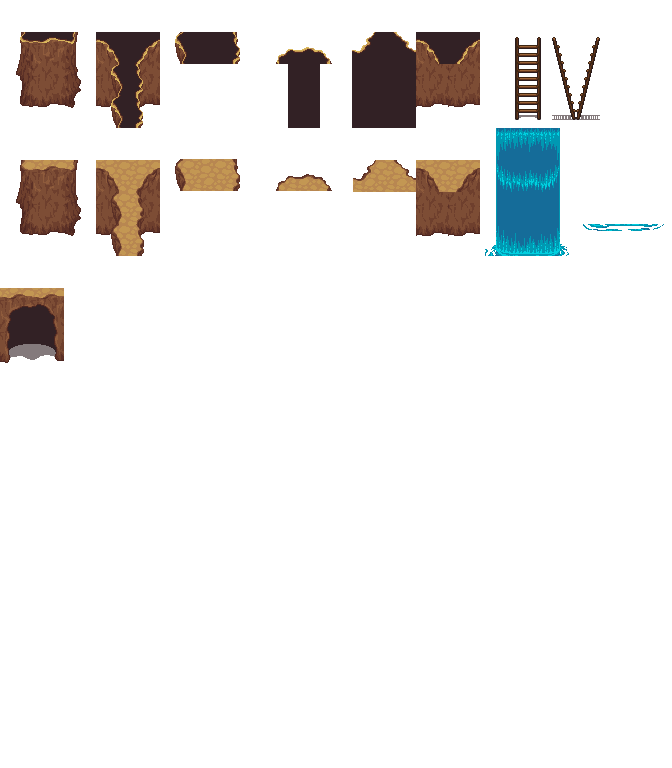
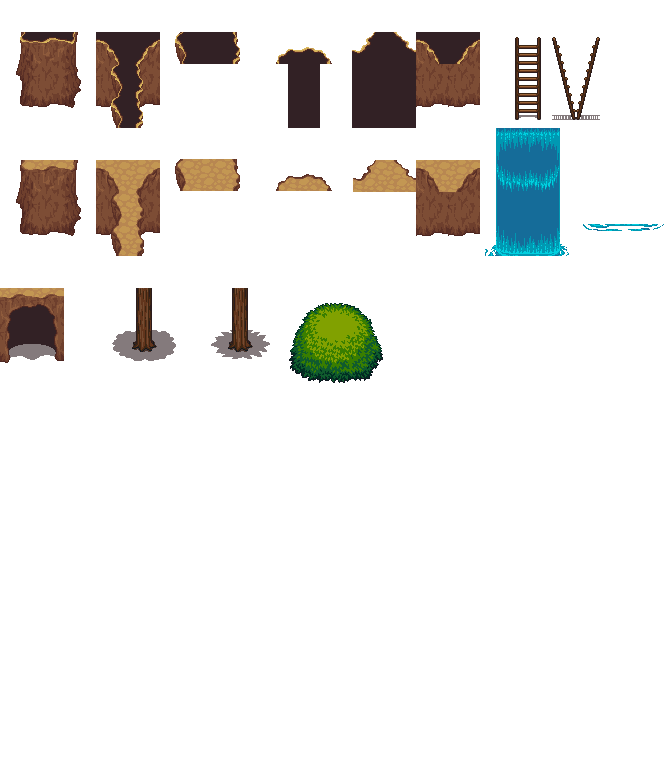
Comparing the layer stacks of the two 672 x 768 images. Changes:
painted on "outside_objects.png" over left=112, top=288, right=383, bottom=383
